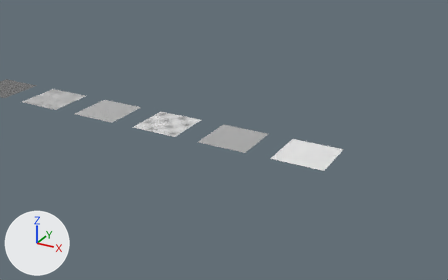
Renders of the Blender file packages/import-blend/test/fixtures/materials-4.2.blend from each side of a commit.
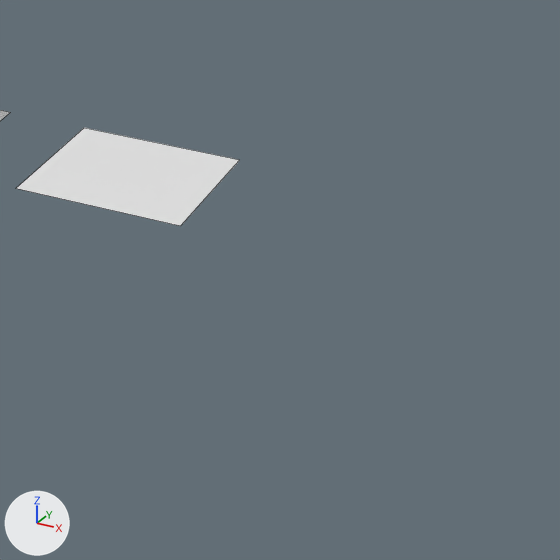
Each version is shown from a 50 mm lens placed at (53.06, -9.58, 4.7), pointed at (48.43, -1.16, 0.5), then close up on the part from 59% to 100% of the width and 35% to 100% of the height. Arrows for +X, +Y and +Z are at lower left; the lights stay in place. The last two pictures show the newer version. The close-ups show mesh edges as thin lines.

The first close-up shows 'TangentDetailPlane' and 1 more.
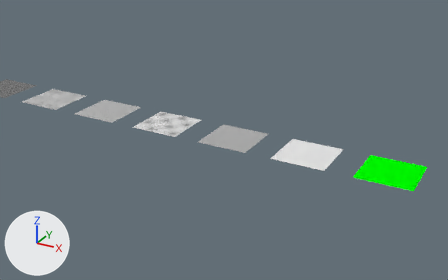
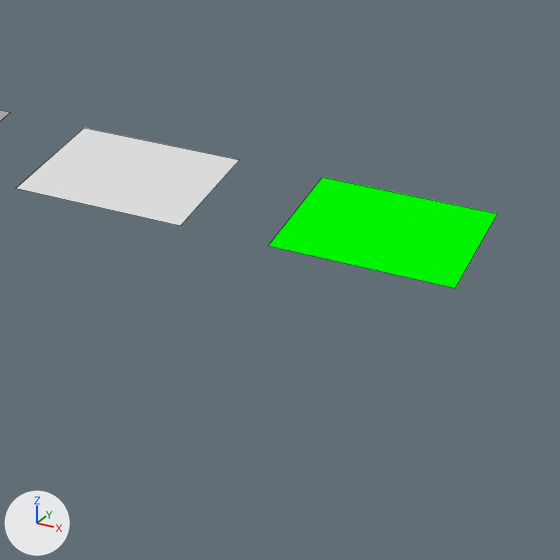
The change, as JSON lines over the scene's bpy script:
```json
{"op": "add", "block": "mat_nodeless", "code": ["mat_nodeless = diffuse_material('Nodeless')", "mat_nodeless.base_color = (0.0, 1.0, 0.0)  # green #00ff00"]}
{"op": "add", "block": "me_nodelessplanemesh", "code": ["me_nodelessplanemesh = bpy.data.meshes.new('NodelessPlaneMesh')", "me_nodelessplanemesh.from_pydata([(-0.5, -0.5, 0.0), (0.5, -0.5, 0.0), (-0.5, 0.5, 0.0), (0.5, 0.5, 0.0)], [], [(0, 1, 3, 2)])", "me_nodelessplanemesh.materials.append(mat_nodeless)  # green #00ff00"]}
{"op": "add", "block": "ob_nodelessplane", "code": ["ob_nodelessplane = bpy.data.objects.new('NodelessPlane', me_nodelessplanemesh)", "ob_nodelessplane.location = (51.0, 0.0, 0.0)"]}
```

Changed parts and their boxes (x1, y1, x2, y2) in the close-ups (560 x 560 px):
```json
{"object": "NodelessPlane", "change": "added", "after": [268, 177, 497, 288], "on screen": "green"}
```
